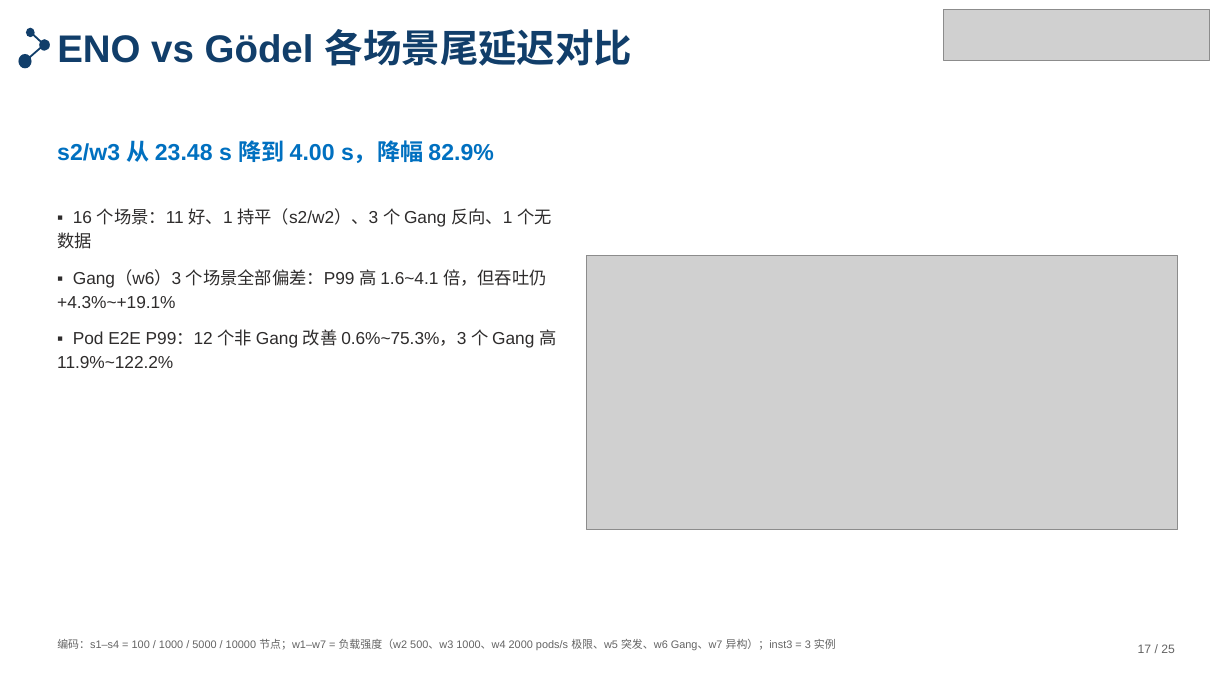
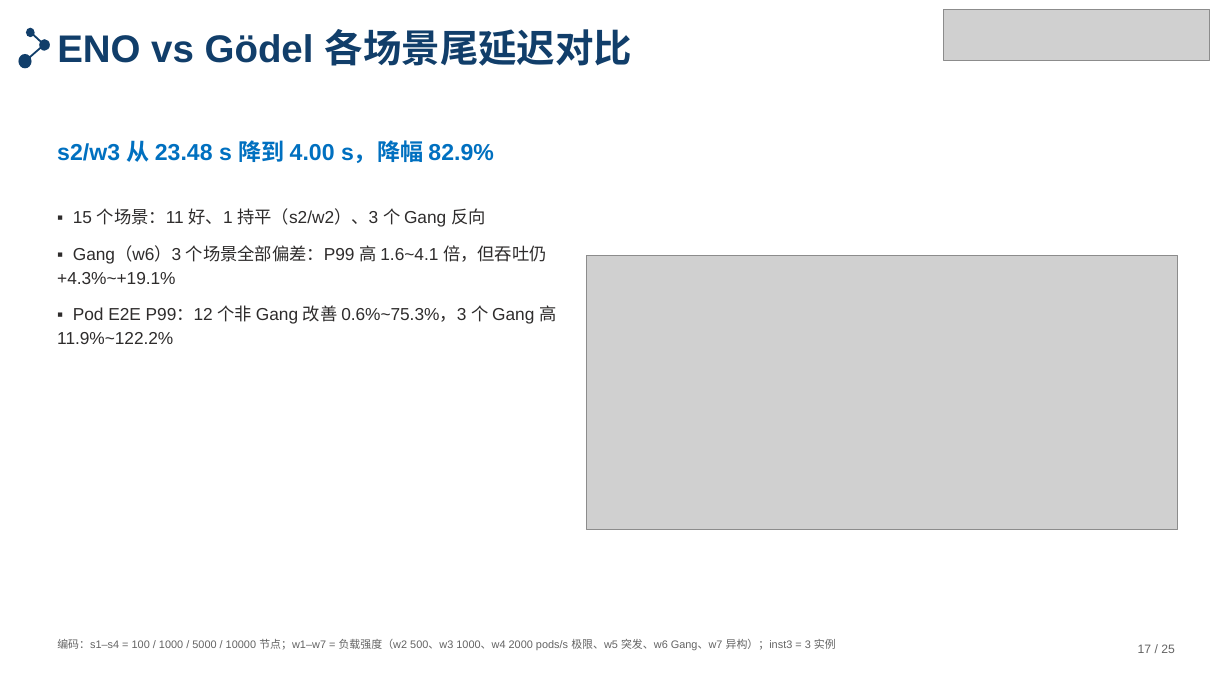
Before and after one commit to tengfei86/godel-scheduler, a slide deck: slide 17 of docs/thesis/defense/答辩PPT-北航模板版.pptx. Drawn at 1232x693 pixels with LibreOffice and Linux fonts; fonts in the diff are those of the drawing; grey boxes stand for pictures. Boxes give left, top, right and bottom in pixels: in the first picture for what was removed or moved away, otherwise in the second. Text is boxed around its words. In the diff, an @@ line names an element or a change of style, - is before the commit and + after.

```diff
--- a/docs/thesis/defense/答辩PPT-北航模板版.pptx
+++ b/docs/thesis/defense/答辩PPT-北航模板版.pptx
@@ text at bbox=[73, 208, 486, 227]: text changed @@
-▪ 16 个场景：11 好、1 持平（s2/w2）、3 个 Gang 反向、1 个无数据
+▪ 15 个场景：11 好、1 持平（s2/w2）、3 个 Gang 反向
```
Also in this commit, not shown: 3 other files.
